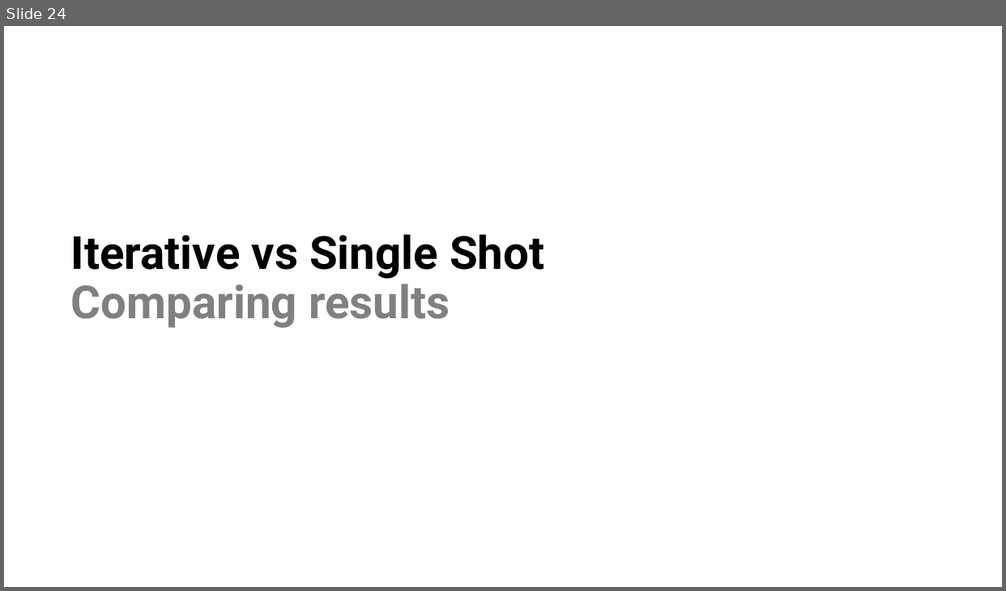
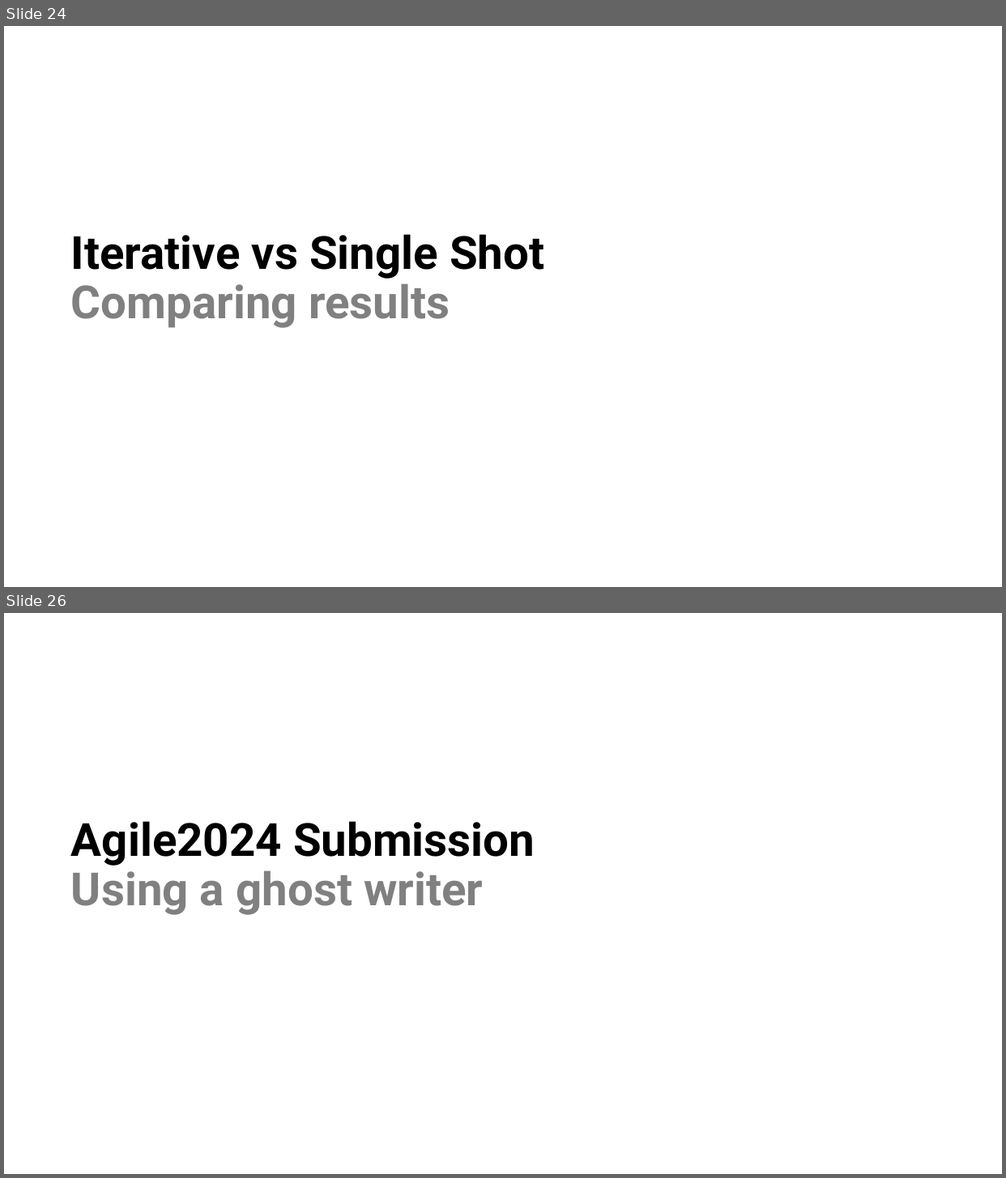
Before and after one commit to isidore/Talks, a slide deck: Slides/ChatGPT_Prompting.pptx. Shown one above the other, each under a label of ours: slide 24 before the commit, slides 24 and 26 after it; the slides between them are not shown. The pictures are 1006x591 and 1006x1178 pixels, drawn with LibreOffice and Linux fonts; fonts in the diff are those of the drawing. Boxes give left, top, right and bottom in pixels: in the first picture for what was removed or moved away, otherwise in the second. Text is boxed around its words. In the diff, an @@ line names an element or a change of style, - is before the commit and + after.

```diff
--- a/Slides/ChatGPT_Prompting.pptx
+++ b/Slides/ChatGPT_Prompting.pptx
@@ slide 26 added at [4,613,1002,1174], background #FFFFFF @@
@@ title added at [71,821,535,915], 44 pt, text #000000, bold @@
+Agile2024 Submission
+Using a ghost writer
```
Also in this commit, not shown: 3 slides changed, 15 other slides added.
